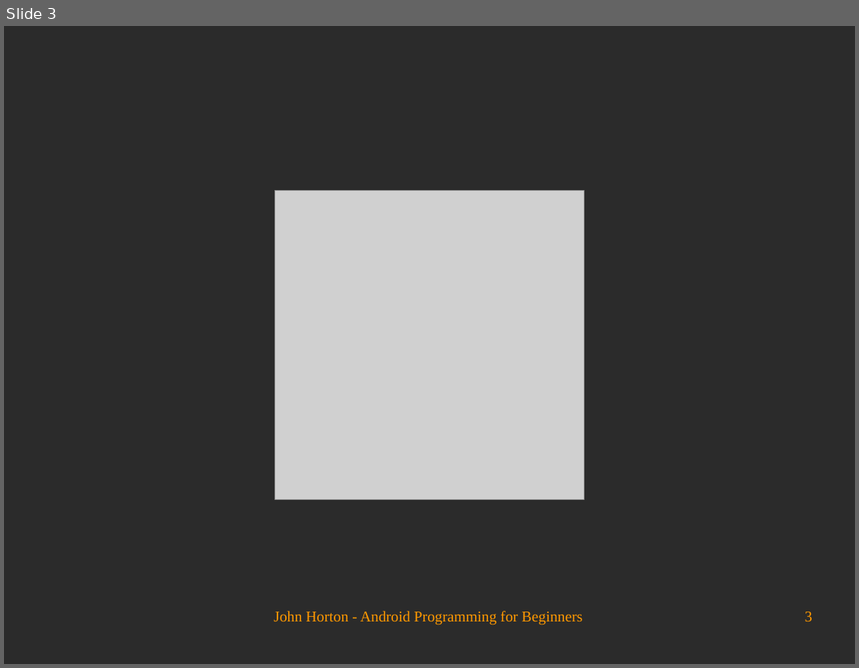
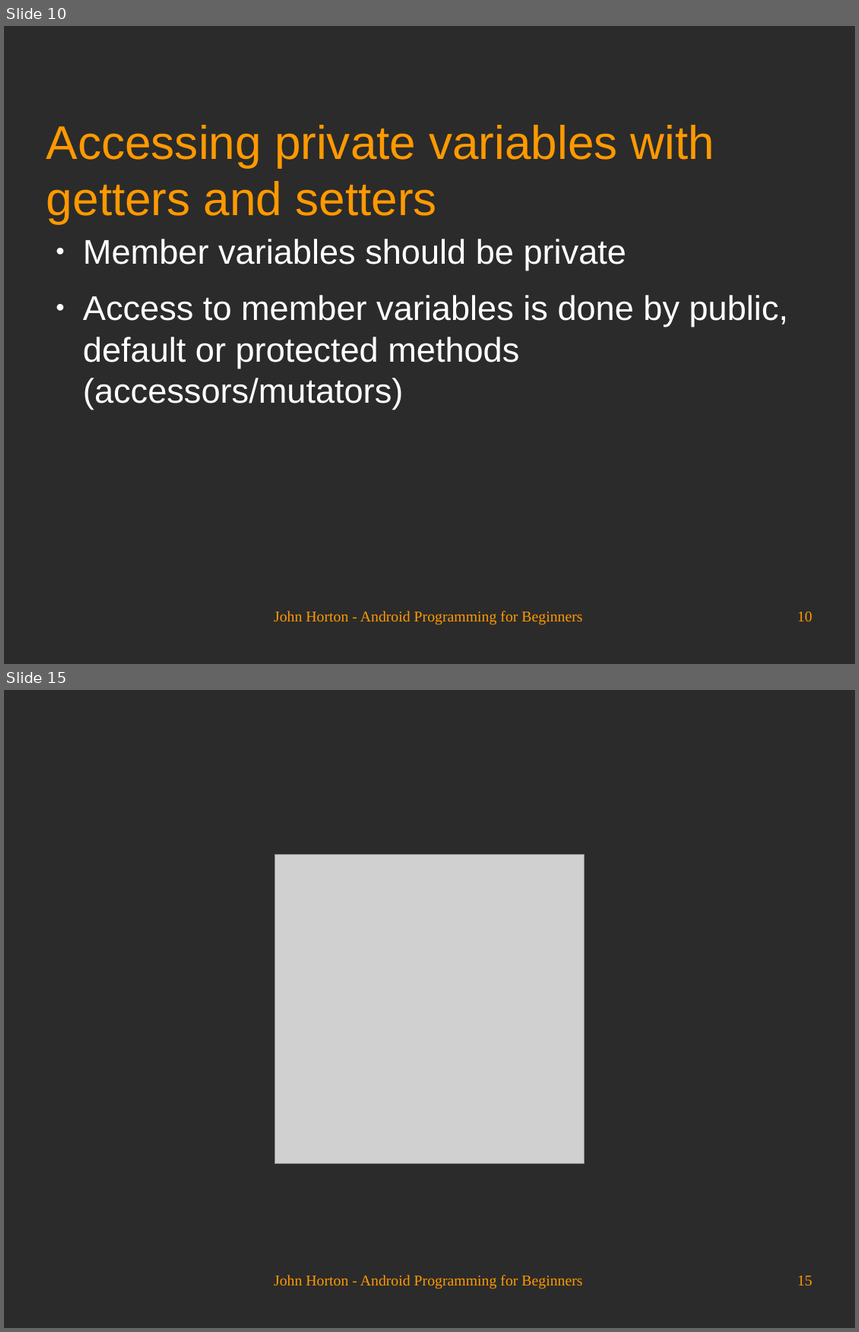
Before and after one commit to Academy-Soft-Intellect/Android-Programming-for-Beginners, a slide deck: 09_Object_Oriented_Programming.odp. Shown one above the other, each under a label of ours: slide 3 before the commit, slides 10 and 15 after it; the slides between them are not shown. The pictures are 859x668 and 859x1332 pixels, drawn with LibreOffice and Linux fonts; fonts in the diff are those of the drawing; grey boxes stand for pictures; background and template pictures are left out; a plain dark background stands for a picture behind light text. Boxes give left, top, right and bottom in pixels: in the first picture for what was removed or moved away, otherwise in the second. Text is boxed around its words. In the diff, an @@ line names an element or a change of style, - is before the commit and + after.

```diff
--- a/09_Object_Oriented_Programming.odp
+++ b/09_Object_Oriented_Programming.odp
@@ slide 10 added at (x1=4, y1=26, x2=855, y2=664), background picture (left out) @@
@@ title added at (x1=47, y1=125, x2=715, y2=224), 44 pt, text #FF9900 @@
+Accessing private variables with getters and setters
@@ text added at (x1=83, y1=239, x2=788, y2=409), 32 pt, text #FFFFFF @@
+● Member variables should be private
+● Access to member variables is done by public, default or protected methods (accessors/mutators)
@@ text added at (x1=274, y1=611, x2=582, y2=626), 14 pt, text #FF9900 @@
+John Horton - Android Programming for Beginners
@@ page number added at (x1=797, y1=612, x2=813, y2=622), 14 pt, text #FF9900 @@
+10
@@ what was slide 3 is now slide 15 @@
@@ page number at (x1=797, y1=1276, x2=813, y2=1286): text changed @@
-3
+15
```
Also in this commit, not shown: 2 slides changed, 11 other slides added.
